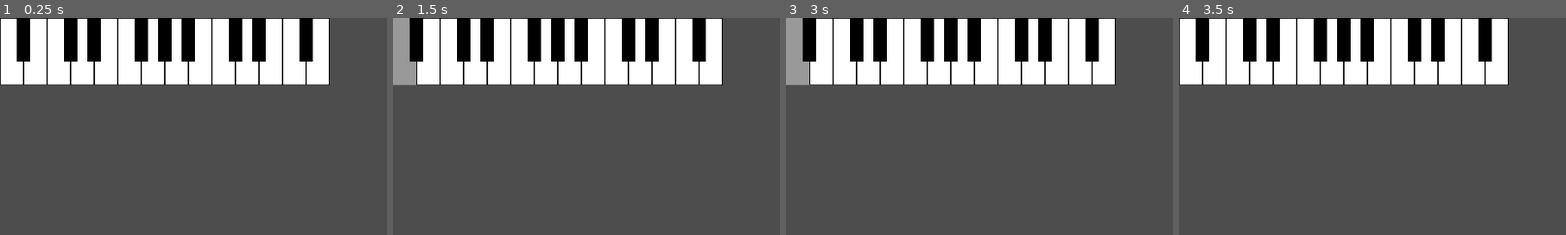
Above: before the commit, frames 1-4 (left to right).
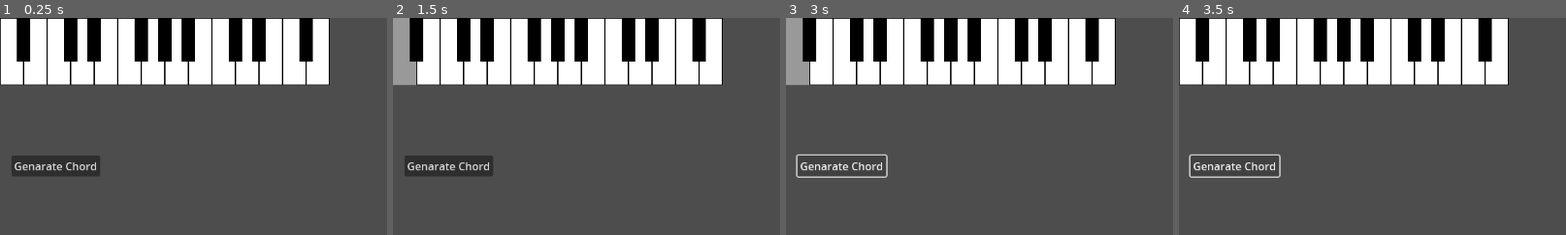
Above: after the commit, the same moments.

Repository: mjXmsdgh/godot_piano
Game: Godot game, scene res://scenes/generator.tscn
The game is run twice, just before and just after one commit, with the same random seed, the same clock (stepped at 60 frames per second) and the same inputs. This scene is started directly instead of the project's main scene.
Inputs (mouse positions are % of the whole screen's width and height, from its top left):
- Up to frame 1 (0.25 s): no input
- Up to frame 2 (1.5 s): click (7, 34) at 0.5 s, where only the run after the commit has a clickable "Genarate Chord"; click (2, 8) at 1.27 s
- Up to frame 3 (3 s): click (2, 8) at 2.02 s; click (7, 34) at 2.75 s, where only the run after the commit has a clickable "Genarate Chord"
- Up to frame 4 (3.5 s): no input
The pictures show only the part of the screen within x 0-50%, y 0-50%; the shares and areas given below are measured in that part.

The runs differ from the first frame. In frame 1, 2.0% of the frame differs, in the area x 3-26%, y 63-73%; in frame 2, 2.0%; in frame 3, 0.9%; in frame 4, 0.9%.

Commit message:
Add gen_manager node and script for chord generation UI
Introduces a new gen_Manager node and associated script to manage chord generation from the UI. Adds a Generate button that triggers chord generation via the generator node, and updates the scene structure to nest generator and diatonic_chord_manager under gen_Manager. Also disables automatic chord generation and display on startup in generator.gd.

Diff:
--- a/godot_piano/scenes/generator.tscn
+++ b/godot_piano/scenes/generator.tscn
@@ -1,15 +1,28 @@
-[gd_scene load_steps=4 format=3 uid="uid://ueyfgl6jvvx0"]
+[gd_scene load_steps=5 format=3 uid="uid://ueyfgl6jvvx0"]
 
 [ext_resource type="Script" path="res://scripts/generator.gd" id="2_k5p4r"]
 [ext_resource type="PackedScene" uid="uid://54b4gysqftl3" path="res://scenes/kenban.tscn" id="2_xgcht"]
+[ext_resource type="Script" path="res://scripts/gen_manager.gd" id="2_xvckv"]
 [ext_resource type="Script" path="res://scripts/diatonic_chord_manager.gd" id="3_o7x4h"]
 
 [node name="Generator" type="Node2D"]
 
 [node name="kenban" parent="." instance=ExtResource("2_xgcht")]
 
-[node name="generator" type="Node2D" parent="."]
+[node name="gen_Manager" type="Node2D" parent="."]
+script = ExtResource("2_xvckv")
+
+[node name="Generate" type="Button" parent="gen_Manager"]
+offset_left = 17.0
+offset_top = 205.0
+offset_right = 149.0
+offset_bottom = 236.0
+text = "Genarate Chord"
+
+[node name="generator" type="Node2D" parent="gen_Manager"]
 script = ExtResource("2_k5p4r")
 
-[node name="diatonic_chord_manager" type="Node2D" parent="generator"]
+[node name="diatonic_chord_manager" type="Node2D" parent="gen_Manager/generator"]
 script = ExtResource("3_o7x4h")
+
+[connection signal="pressed" from="gen_Manager/Generate" to="gen_Manager" method="_on_generate_pressed"]
--- /dev/null
+++ b/godot_piano/scripts/gen_manager.gd
@@ -0,0 +1,20 @@
+extends Node2D
+
+
+# Called when the node enters the scene tree for the first time.
+func _ready() -> void:
+	pass # Replace with function body.
+
+
+# Called every frame. 'delta' is the elapsed time since the previous frame.
+func _process(delta: float) -> void:
+	pass
+
+
+func _on_generate_pressed() -> void:
+
+	var generator=get_node_or_null("./generator")
+	$generator.generate_chord()
+	var test=$generator.generated_chords
+
+	print(test)
--- a/godot_piano/scripts/generator.gd
+++ b/godot_piano/scripts/generator.gd
@@ -16,7 +16,7 @@
 	# アプリケーション起動時にコードリストをメモリに読み込む
 	load_chord_list()
 	# コード進行を生成する
-	generate_chord()
+	#generate_chord()
 
 
 # --- データ読み込み ---
@@ -122,7 +122,7 @@
 	_finalize_chord_progression(generated_chords, primary_tonic_chord)
 
 	# 5. 結果をコンソールに出力
-	display_generated_chords()
+	#display_generated_chords()
 
 ## 生成されたコード進行をコンソールに出力する（デバッグ用）
 func display_generated_chords() -> void:
